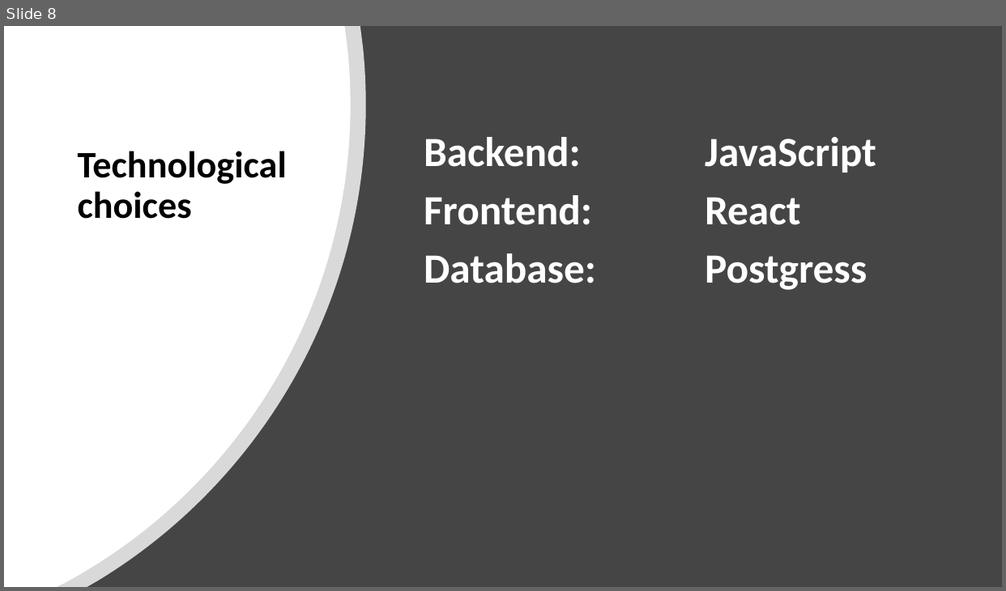
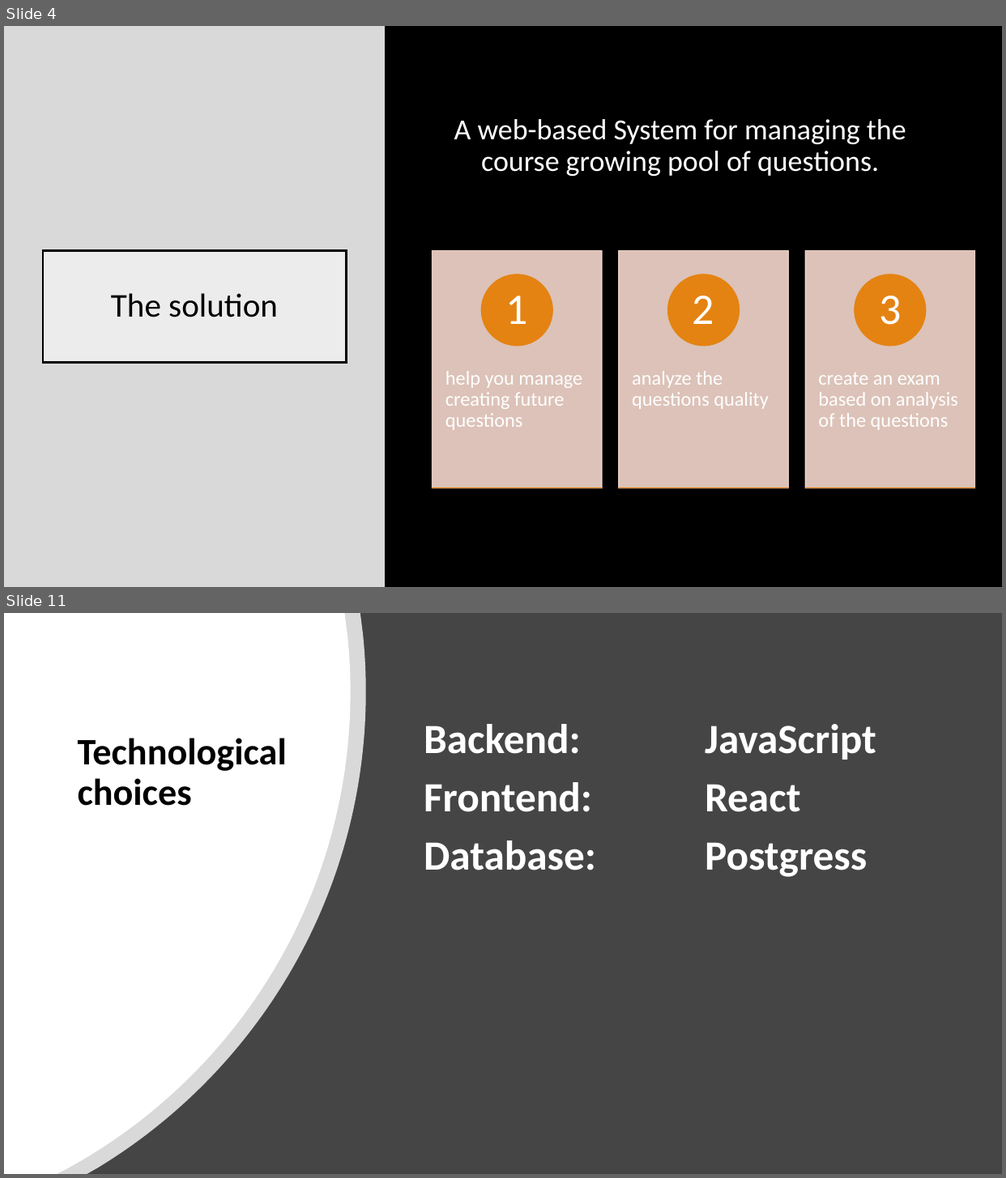
Before and after one commit to RoiTief/Exam-Management-System, a slide deck: docs/Proof of concept presentation.pptx. Shown one above the other, each under a label of ours: slide 8 before the commit, slides 4 and 11 after it; the slides between them are not shown. The pictures are 1006x591 and 1006x1178 pixels, drawn with LibreOffice and Linux fonts; fonts in the diff are those of the drawing. Boxes give left, top, right and bottom in pixels: in the first picture for what was removed or moved away, otherwise in the second. Text is boxed around its words. In the diff, an @@ line names an element or a change of style, - is before the commit and + after.

```diff
--- a/docs/Proof of concept presentation.pptx
+++ b/docs/Proof of concept presentation.pptx
@@ slide 4 added at bbox=[4, 26, 1002, 587], background #000000 @@
@@ rectangle added at bbox=[4, 26, 385, 587], fill #D9D9D9 @@
@@ rectangle added at bbox=[385, 26, 1002, 587], fill #000000 @@
@@ text added at bbox=[454, 119, 906, 176], 28 pt, text #FFFFFF @@
+A web-based System for managing the course growing pool of questions.
@@ title added at bbox=[43, 250, 346, 362], fill #FFFFFF at 50% opacity, outline #000000 2 pt, 32 pt, text #000000 @@
+The solution
@@ group added at bbox=[432, 250, 976, 489]: 6 rectangles, 6 texts, 3 ellipses @@
+help you manage creating future questions
+1
+analyze the questions quality
+2
+create an exam based on analysis of the questions
+3
@@ what was slide 8 is now slide 11 @@
```
Also in this commit, not shown: 11 slides changed, 6 other slides added.
